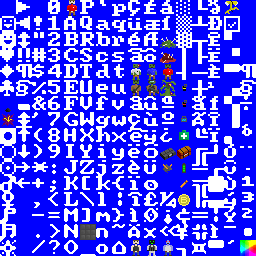
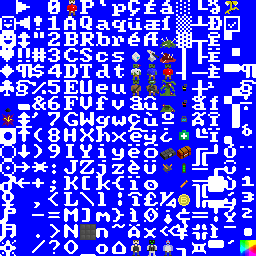
Layered file, before and after one edit (256 × 256). Changes by layer:
added layer "Layer 3" above "Layer 2" over [132, 50, 159, 62]
added layer "mini spore" above "Layer 0" over [160, 83, 175, 112]
painted on "Layer 0" over [128, 48, 174, 108]
